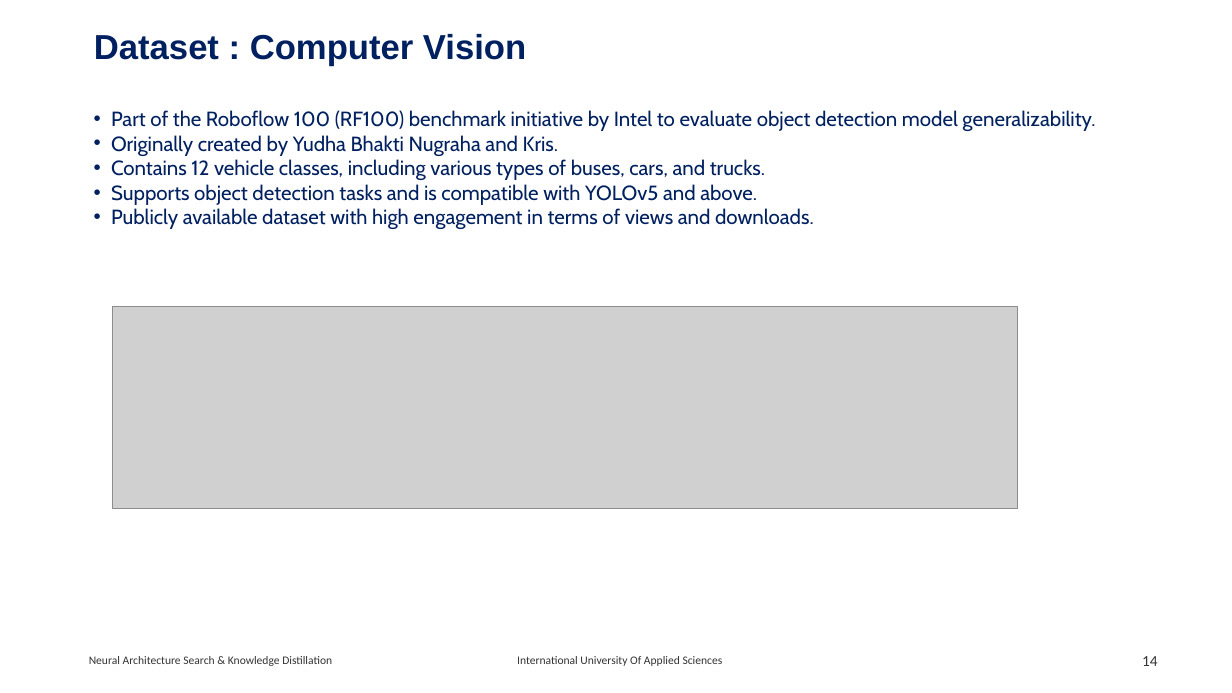
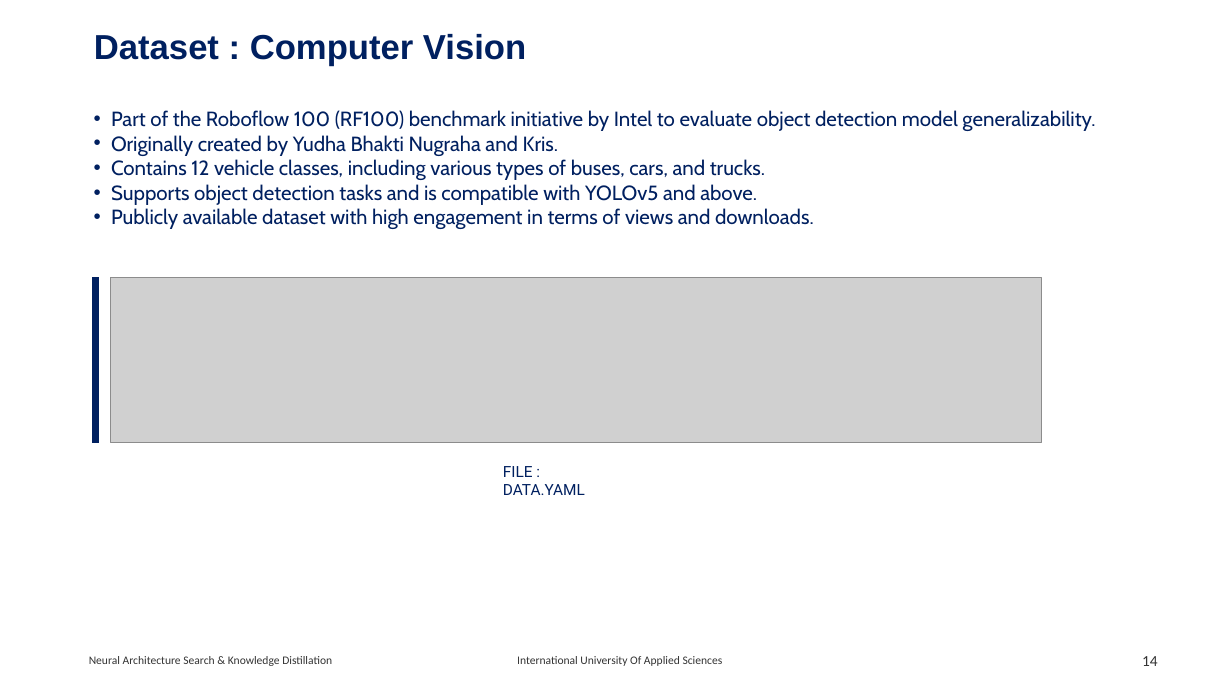
Before and after one commit to RajeshRamadas/yolov8-model-optimization, a slide deck: slide 14 of 01-Project-management/presentation/KnowledgeDistillation.pptx. Drawn at 1232x693 pixels with LibreOffice and Linux fonts; fonts in the diff are those of the drawing; grey boxes stand for pictures. Boxes give left, top, right and bottom in pixels: in the first picture for what was removed or moved away, otherwise in the second. Text is boxed around its words. In the diff, an @@ line names an element or a change of style, - is before the commit and + after.

```diff
--- a/01-Project-management/presentation/KnowledgeDistillation.pptx
+++ b/01-Project-management/presentation/KnowledgeDistillation.pptx
@@ line added from (96, 277) to (96, 443), #002060 5.75 pt @@
@@ picture: place and size @@
-picture at (113, 306, 1018, 508)
+picture at (111, 278, 1042, 444)
@@ text added at (503, 466, 585, 495), 12 pt, text #002060 @@
+FILE : DATA.YAML
```
